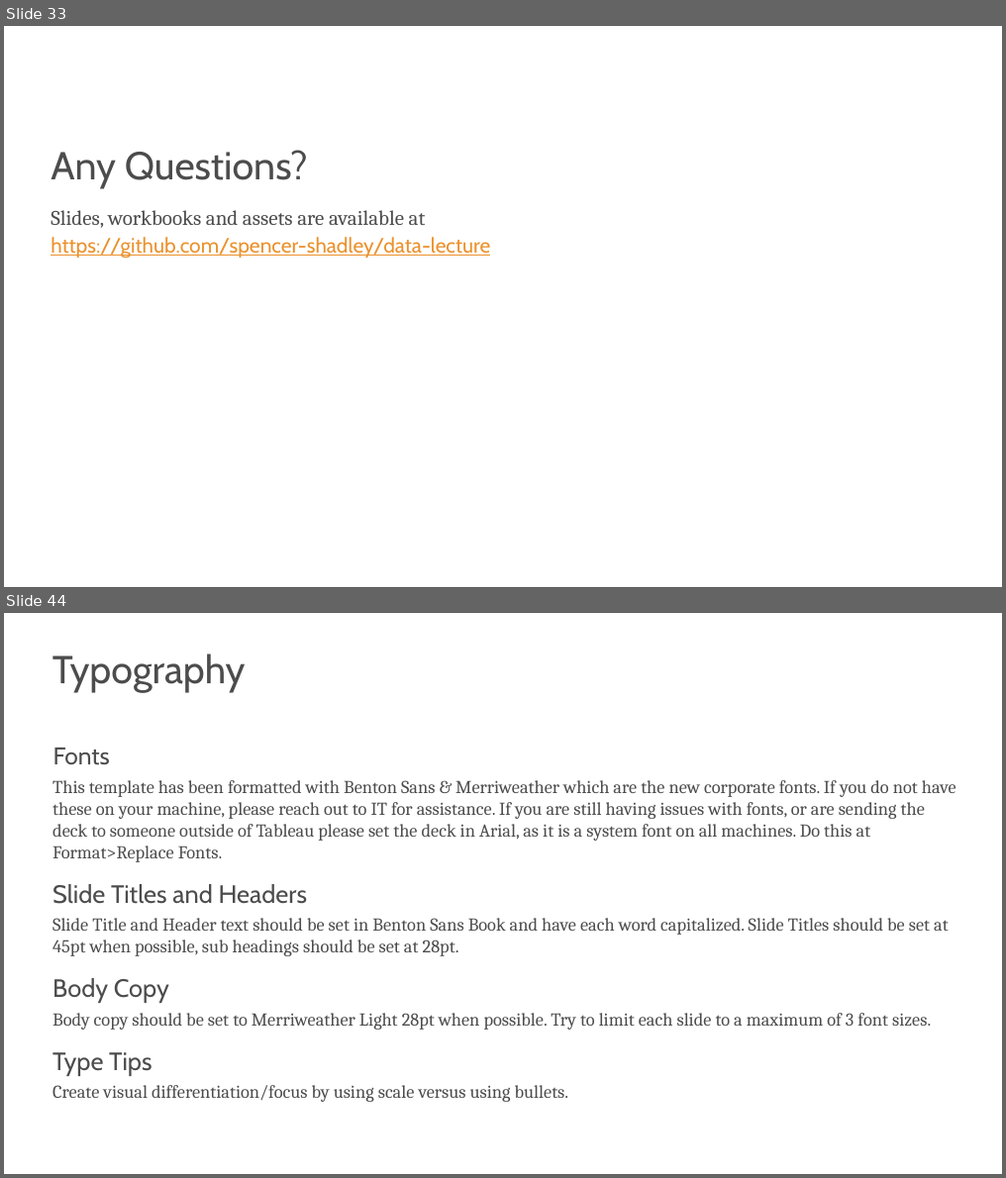
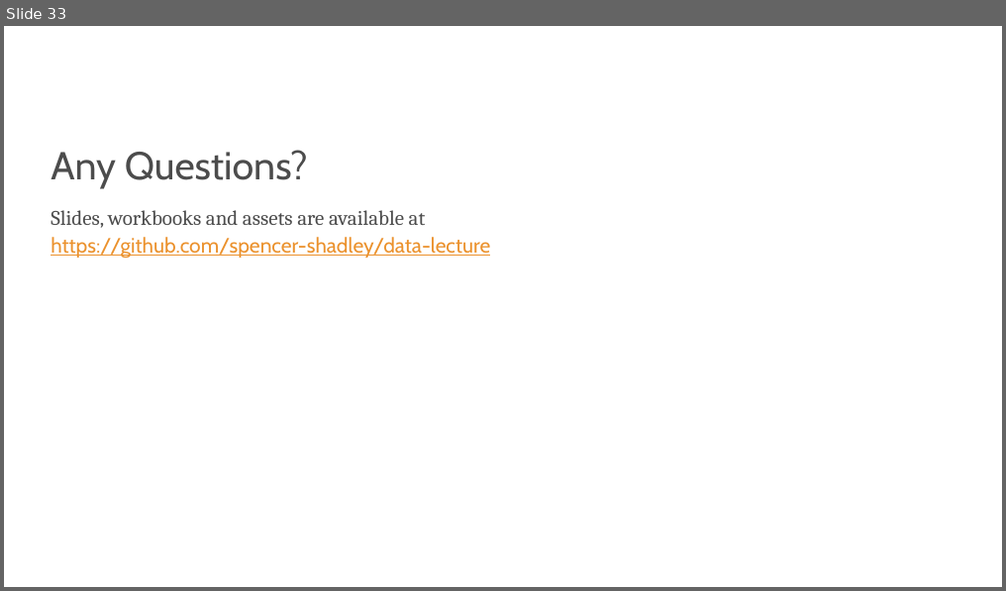
Before and after one commit to s-kyle-reed/data-lecture, a slide deck: lecture.pptx. Shown one above the other, each under a label of ours: slides 33 and 44 before the commit, slide 33 after it; the slides between them are not shown. The pictures are 1006x1178 and 1006x591 pixels, drawn with LibreOffice and Linux fonts; fonts in the diff are those of the drawing; background and template pictures are left out. Boxes give left, top, right and bottom in pixels: in the first picture for what was removed or moved away, otherwise in the second. Text is boxed around its words. In the diff, an @@ line names an element or a change of style, - is before the commit and + after.

```diff
--- a/lecture.pptx
+++ b/lecture.pptx
@@ slide 44 removed at box(4, 613, 1002, 1174), background #FFFFFF @@
@@ text removed at box(53, 654, 246, 692) @@
-Typography
@@ text removed at box(53, 748, 956, 1102) @@
-Fonts
-  This template has been formatted with Benton Sans & Merriweather which are the new corporate fonts. If you do not have these on your machine, please reach out to IT for assistance. If you are still having issues with fonts, or are sending the deck to someone outside of Tableau please set the deck in Arial, as it is a system font on all machines. Do this at Format>Replace Fonts.
-  Slide Titles and Headers
-  Slide Title and Header text should be set in Benton Sans Book and have each word capitalized. Slide Titles should be set at 45pt when possible, sub headings should be set at 28pt.
-  Body Copy
-  Body copy should be set to Merriweather Light 28pt when possible. Try to limit each slide to a maximum of 3 font sizes.
-  Type Tips
-  Create visual differentiation/focus by using scale versus using bullets.
```
Also in this commit, not shown: 23 other slides removed.
